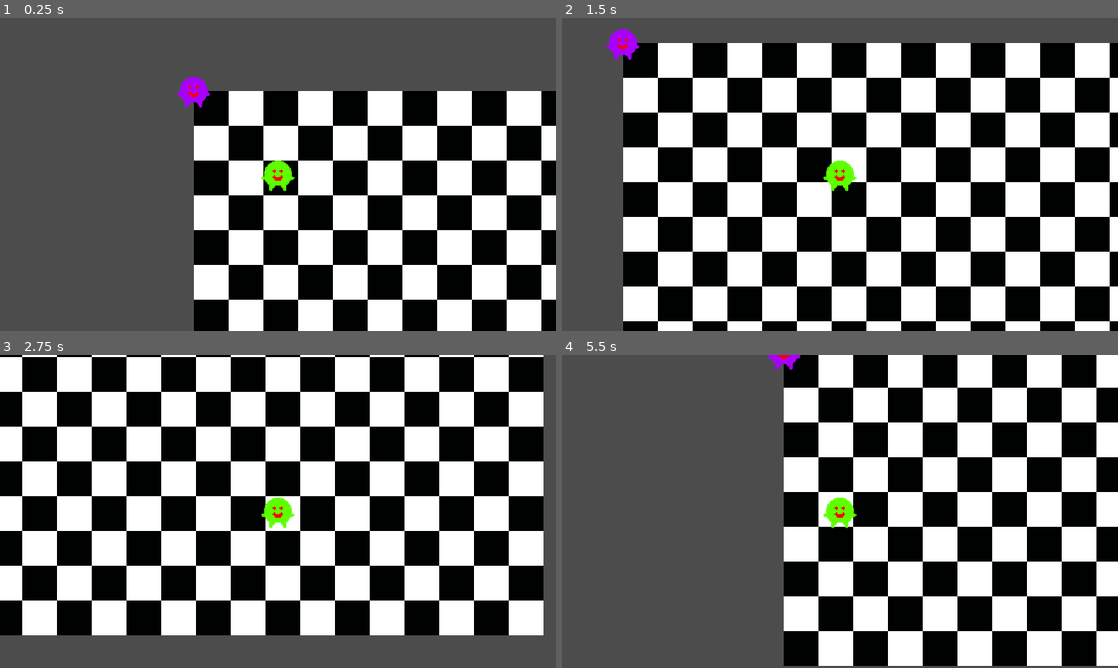
Above: before the commit, frames 1-4 (two rows, left to right).
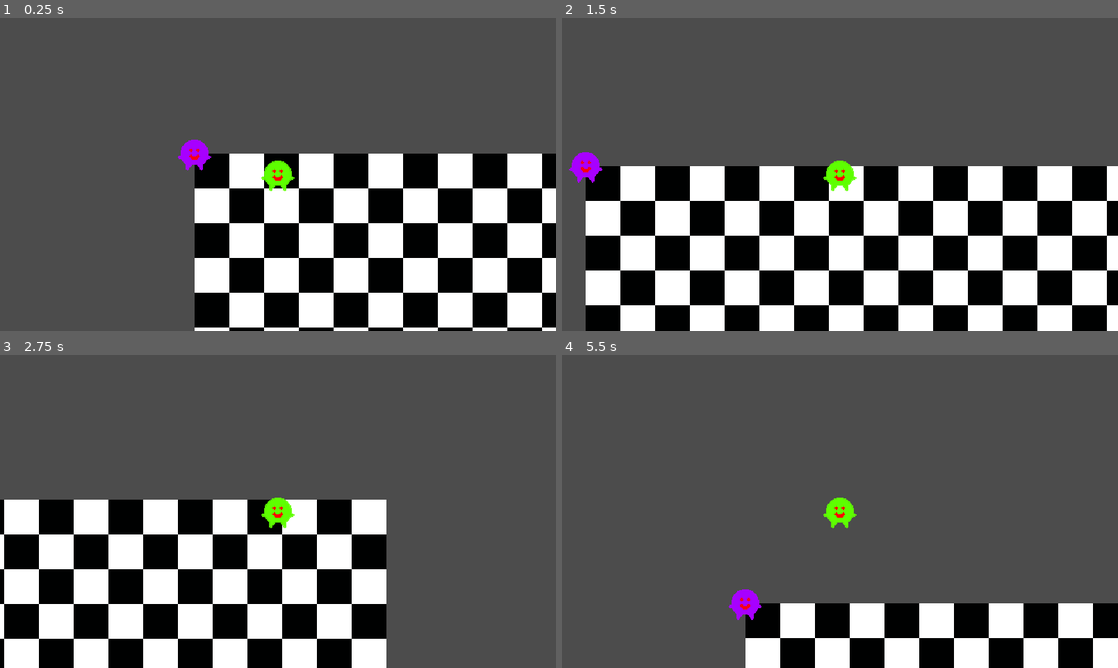
Above: after the commit, the same moments.

Repository: dazzlemon/bizzare
Game: Godot game, scene res://levels/Level.tscn
Two runs of this game, one before a commit and one after it. Both use one fixed random seed, a clock stepped at 60 frames per second and the inputs below.
Inputs (mouse positions are in pixels of both pictures, inside the frame that each line leads up to):
- Up to frame 1 (0.25 s): no input
- Up to frame 2 (1.5 s): tap Enter at 0.5 s; move the mouse to (962, 158) at 0.52 s; press the mouse at (962, 158) at 0.53 s; hold Right (ui_right) 0.53-1.28 s; move the mouse to (728, 190) at 1.27 s; release the mouse at (728, 190) at 1.28 s; hold Down (ui_down) from 1.28 s (still down); click (728, 190) at 1.35 s
- Up to frame 3 (2.75 s): move the mouse to (333, 442) at 2.02 s; release Down (ui_down) at 2.03 s; press the mouse at (333, 442) at 2.03 s; hold Right (ui_right) from 2.03 s (still down)
- Up to frame 4 (5.5 s): move the mouse to (812, 574) at 2.77 s; release Right (ui_right) at 2.78 s; release the mouse at (812, 574) at 2.78 s; hold Up (ui_up) 2.78-3.53 s; click (812, 574) at 2.85 s; move the mouse to (1006, 558) at 3.52 s; press the mouse at (1006, 558) at 3.53 s; hold Left (ui_left) 3.53-5.03 s; move the mouse to (673, 464) at 4.27 s; release the mouse at (673, 464) at 4.28 s; click (673, 464) at 4.35 s; tap Space at 5 s; move the mouse to (867, 511) at 5.02 s; press the mouse at (867, 511) at 5.03 s; hold Down (ui_down) from 5.03 s (still down)

The runs differ from the first frame. In frame 1, 22% of the frame differs, in the area x 31-100%, y 18-100%; in frame 2, 63%; in frame 3, 79%, in the area x 0-98%, y 0-100%; in frame 4, 52%.

Commit message:
fixed scene base_player

Diff:
--- a/production/bizzare_proj/hitboxes/hitbox.tscn
+++ b/production/bizzare_proj/hitboxes/hitbox.tscn
@@ -1,8 +1,6 @@
-[gd_scene load_steps=3 format=2]
+[gd_scene load_steps=2 format=2]
 
 [ext_resource path="res://hitboxes/hitbox.gd" type="Script" id=1]
-
-[sub_resource type="CircleShape2D" id=1]
 
 [node name="hitbox" type="Area2D"]
 collision_layer = 0
@@ -10,6 +8,4 @@
 script = ExtResource( 1 )
 
 [node name="CollisionShape2D" type="CollisionShape2D" parent="."]
-position = Vector2( 20, 0 )
-shape = SubResource( 1 )
 disabled = true
--- a/production/bizzare_proj/levels/Level.tscn
+++ b/production/bizzare_proj/levels/Level.tscn
@@ -1,18 +1,15 @@
 [gd_scene load_steps=5 format=2]
 
-[ext_resource path="res://players/main_char/player.tscn" type="PackedScene" id=1]
 [ext_resource path="res://textures/background_checkerboard_test360p.png" type="Texture" id=2]
 [ext_resource path="res://players/base_player/base_player.tscn" type="PackedScene" id=3]
 [ext_resource path="res://players/npc/enemy.tscn" type="PackedScene" id=4]
+[ext_resource path="res://players/main_char/Control.gd" type="Script" id=5]
 
 [node name="Level" type="Node2D"]
 
 [node name="background_checkerboard_test360p" type="Sprite" parent="."]
 position = Vector2( 320, 180 )
 texture = ExtResource( 2 )
-
-[node name="player" parent="." instance=ExtResource( 1 )]
-position = Vector2( 97, 96 )
 
 [node name="enemy" parent="." instance=ExtResource( 4 )]
 
@@ -21,4 +18,16 @@
 [node name="CollisionPolygon2D" type="CollisionPolygon2D" parent="StaticBody2D"]
 polygon = PoolVector2Array( 40, 48, 40, 200, 208, 312, 264, 224, 376, 256, 344, 168, 272, 96, 264, 48, 144, 32, 168, 16, 312, 32, 352, 96, 408, 304, 168, 344, -8, 240 )
 
-[node name="abstract_player" parent="." instance=ExtResource( 3 )]
+[node name="main_char" parent="." instance=ExtResource( 3 )]
+position = Vector2( 96, 24 )
+
+[node name="Control" type="Control" parent="main_char"]
+margin_right = 40.0
+margin_bottom = 40.0
+script = ExtResource( 5 )
+__meta__ = {
+"_edit_use_anchors_": false
+}
+
+[node name="Camera2D" type="Camera2D" parent="main_char"]
+current = true
--- a/production/bizzare_proj/players/base_player/base_player.gd
+++ b/production/bizzare_proj/players/base_player/base_player.gd
@@ -1,4 +1,46 @@
-extends Node2D
+#extends Node2D
+extends KinematicBody2D
+
+const ACCEL = 2000
+const MAX_SPEED = 300
+const DECEL = 2000
+
+var velocity
+
+var texture = preload("res://textures/Chilopups.png")
+
+func set_sprite():
+	get_node("Sprite").set_texture(texture)
+
+func set_hitbox():
+	var new_hitbox = CircleShape2D.new()
+	new_hitbox.set_radius(20)
+	get_node("hitbox").set_shape(new_hitbox)
+	# example code
+
+func set_hurtbox():
+	var new_hurtbox = CircleShape2D.new()
+	new_hurtbox.set_radius(10)
+
+	#set offset
+	get_node("MeleeAttack/swordhitbox").translate(Vector2(20, 0))
+
+	get_node("MeleeAttack/swordhitbox/CollisionShape2D").set_shape(new_hurtbox)
+	# example code
 
 func _ready():
-	pass
+	set_hitbox()
+	set_hurtbox()
+	set_sprite()
+	velocity = Vector2.ZERO
+
+func accelerate(delta, input_vector):
+	return velocity.move_toward(input_vector * MAX_SPEED, ACCEL * delta)
+
+func decelerate(delta):
+	return velocity.move_toward(Vector2.ZERO, DECEL * delta)
+
+func _physics_process(delta):
+	var input_vector = get_node("Control").get_input_vector()
+	velocity = decelerate(delta) if input_vector == Vector2.ZERO else accelerate(delta, input_vector)
+	velocity = move_and_slide(velocity)
--- a/production/bizzare_proj/players/base_player/base_player.tscn
+++ b/production/bizzare_proj/players/base_player/base_player.tscn
@@ -1,18 +1,17 @@
-[gd_scene load_steps=3 format=2]
+[gd_scene load_steps=4 format=2]
 
 [ext_resource path="res://players/base_player/base_player.gd" type="Script" id=1]
 [ext_resource path="res://players/Stats.gd" type="Script" id=2]
+[ext_resource path="res://etc/MeleeAttack.tscn" type="PackedScene" id=3]
 
-[node name="abstract_player" type="Node2D"]
+[node name="abstract_player" type="KinematicBody2D"]
 script = ExtResource( 1 )
 
 [node name="hitbox" type="CollisionShape2D" parent="."]
 
-[node name="hurtbox" type="Area2D" parent="."]
-
 [node name="stats" type="Node" parent="."]
 script = ExtResource( 2 )
 
-[node name="attack" type="Position2D" parent="."]
+[node name="Sprite" type="Sprite" parent="."]
 
-[node name="Sprite" type="Sprite" parent="."]
+[node name="MeleeAttack" parent="." instance=ExtResource( 3 )]
